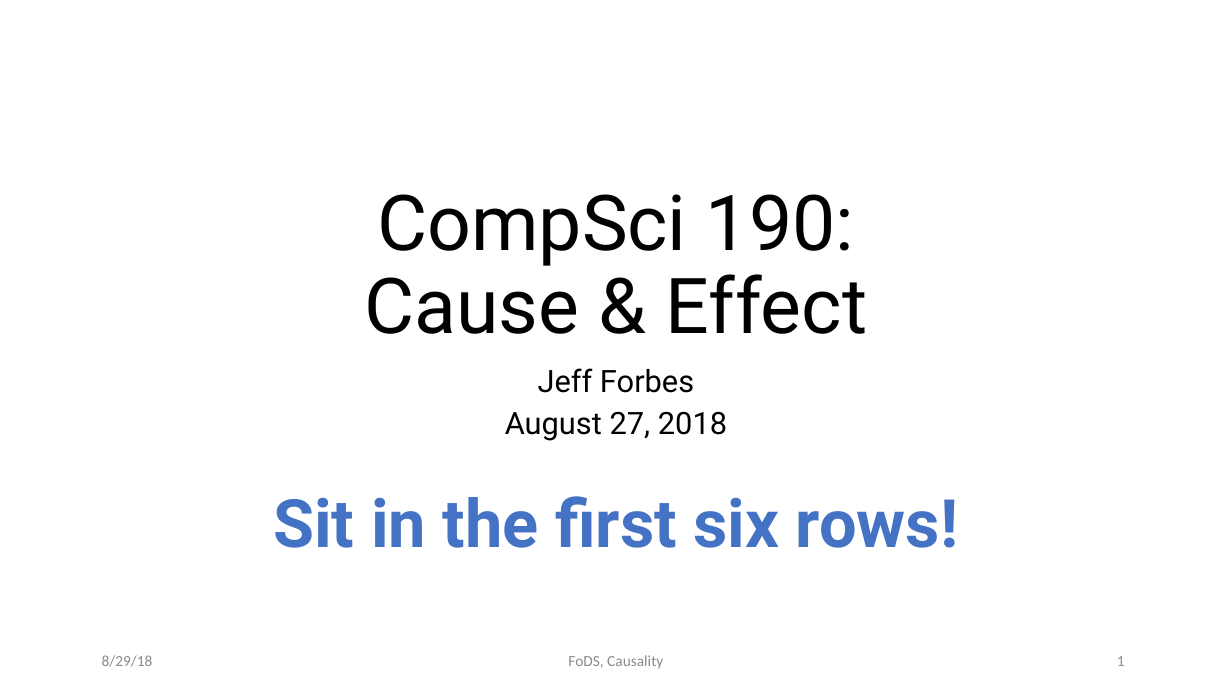
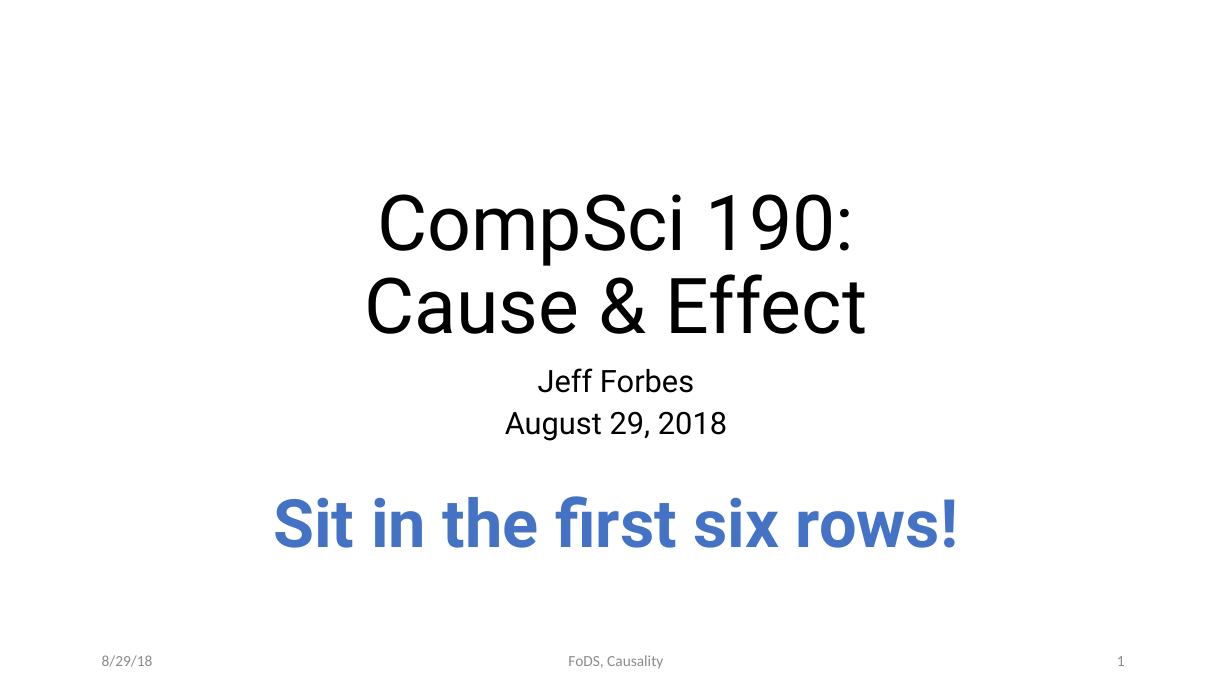
Before and after one commit to DukeCS/FoDS-f18, a slide deck: slide 1 of lec/01-cause.pptx. Drawn at 1232x693 pixels with LibreOffice and Linux fonts; fonts in the diff are those of the drawing. Boxes give left, top, right and bottom in pixels: in the first picture for what was removed or moved away, otherwise in the second. Text is boxed around its words. In the diff, an @@ line names an element or a change of style, - is before the commit and + after.

Commit message:
Slides for 8/29

```diff
--- a/lec/01-cause.pptx
+++ b/lec/01-cause.pptx
@@ subtitle at (505, 411, 727, 441): text changed @@
-August 27, 2018
+August 29, 2018
```
Also in this commit, not shown: 1 other file.
